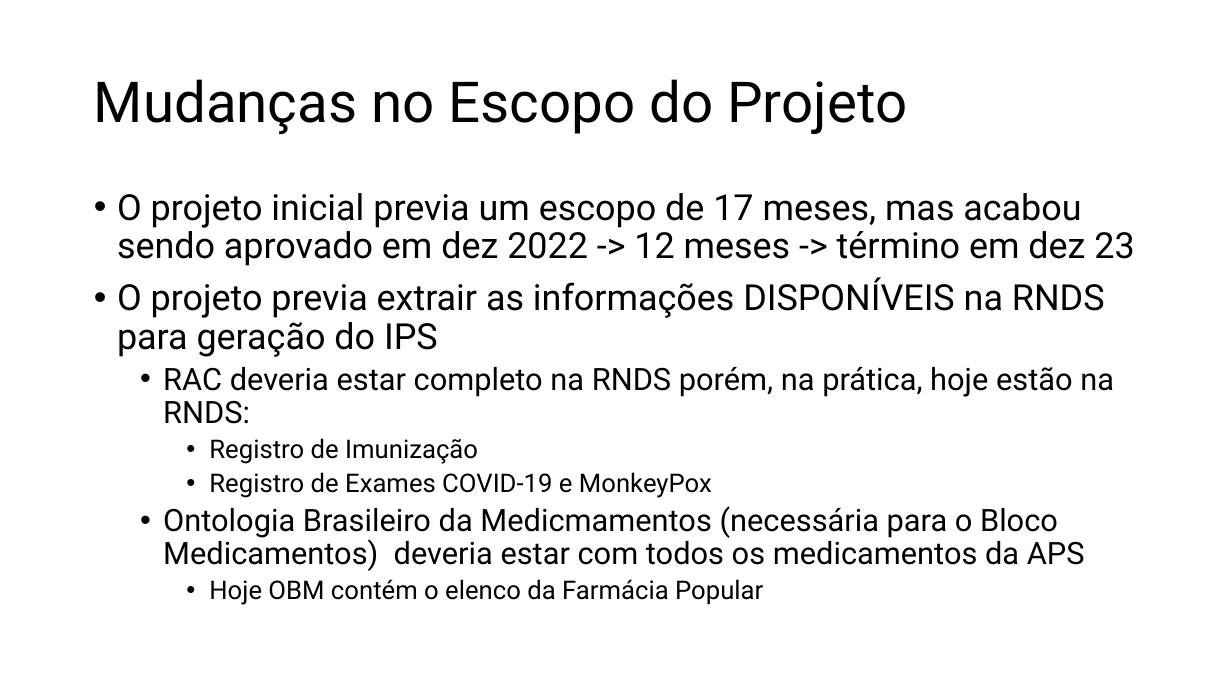
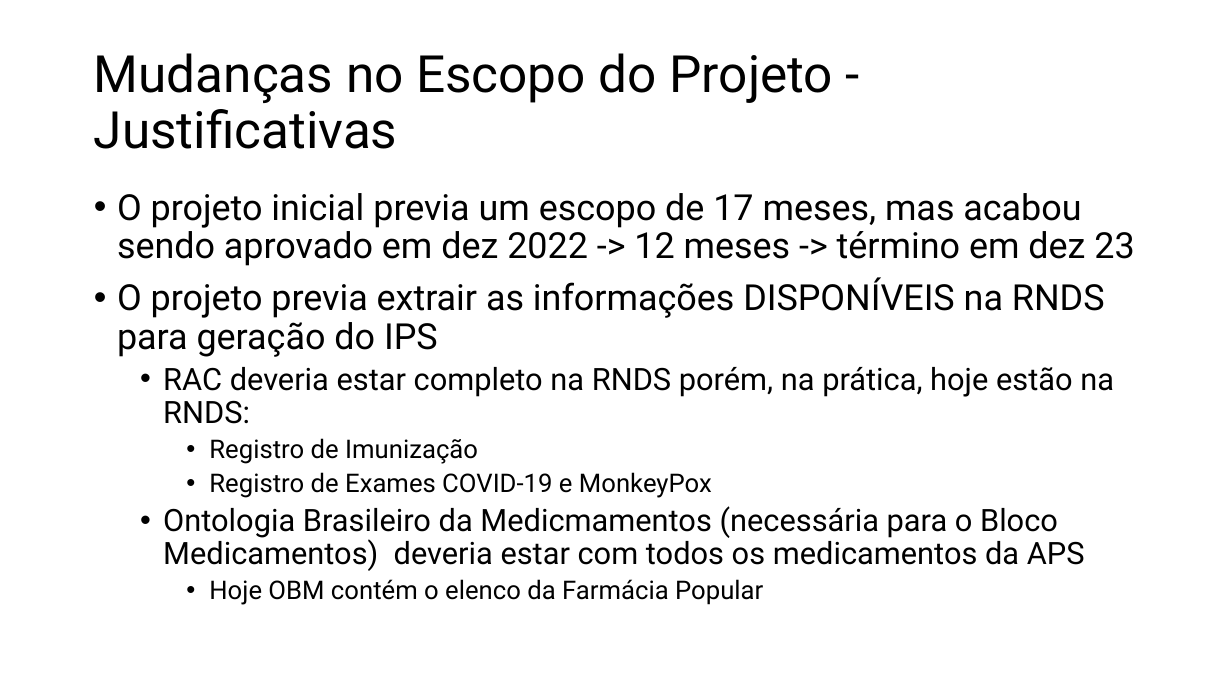
Before and after one commit to moaassis/https-git-codecommit.sa-east-1.amazonaws.com-v1-repos-ips-brasil-documentos, a slide deck: slide 2 of Gestão do Projeto/ApresentacoesProjeto/EscopoAlteracaoMarco23.pptx (slide 1 before the commit). Drawn at 1232x693 pixels with LibreOffice and Linux fonts; fonts in the diff are those of the drawing. Boxes give left, top, right and bottom in pixels: in the first picture for what was removed or moved away, otherwise in the second. Text is boxed around its words. In the diff, an @@ line names an element or a change of style, - is before the commit and + after.

Commit message:
Apresentacao Mudanca Escopo

```diff
--- a/Gestão do Projeto/ApresentacoesProjeto/EscopoAlteracaoMarco23.pptx
+++ b/Gestão do Projeto/ApresentacoesProjeto/EscopoAlteracaoMarco23.pptx
@@ title at (x1=94, y1=53, x2=833, y2=149): text changed; size 44 to 40 pt @@
-Mudanças no Escopo do Projeto
+Mudanças no Escopo do Projeto - Justificativas
```
Also in this commit, not shown: 4 other slides changed, 1 slide added, 1 slide removed, 5 other files.
